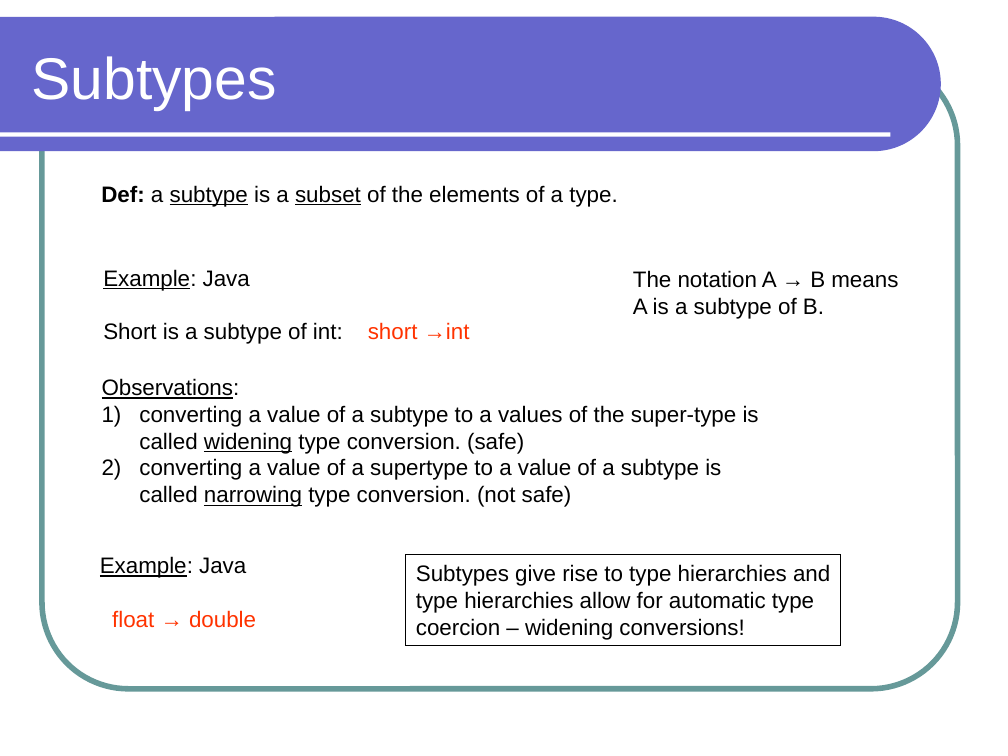
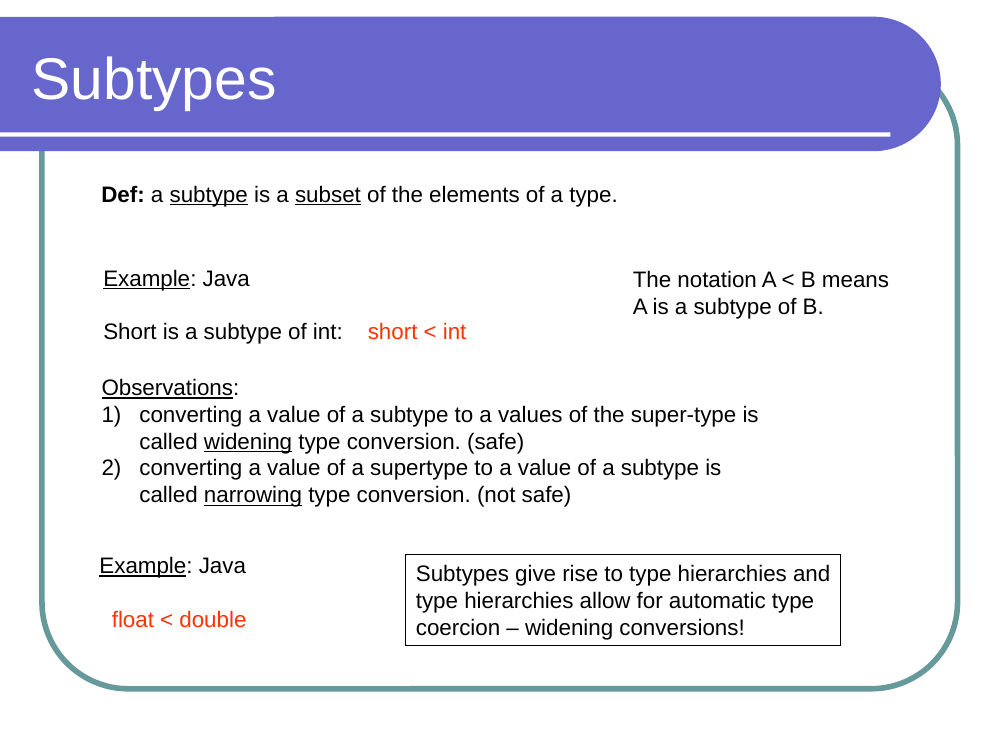
Before and after one commit to lutzhamel/CSC301, a slide deck: slide 6 of notes/csc301-ln003.ppt. Drawn at 1008x756 pixels with LibreOffice and Linux fonts; fonts in the diff are those of the drawing. Boxes give left, top, right and bottom in pixels: in the first picture for what was removed or moved away, otherwise in the second. Text is boxed around its words. In the diff, an @@ line names an element or a change of style, - is before the commit and + after.

```diff
--- a/notes/csc301-ln003.ppt
+++ b/notes/csc301-ln003.ppt
@@ text at (633, 270, 889, 288): text changed @@
-The notation A → B means
+The notation A < B means
@@ text at (103, 322, 467, 344): text changed @@
-Short is a subtype of int: short →int
+Short is a subtype of int: short < int
@@ text at (112, 610, 246, 628): text changed @@
-float → double
+float < double
```
Also in this commit, not shown: 11 other slides changed, 3 slides added, 6 slides removed, 5 other files.
